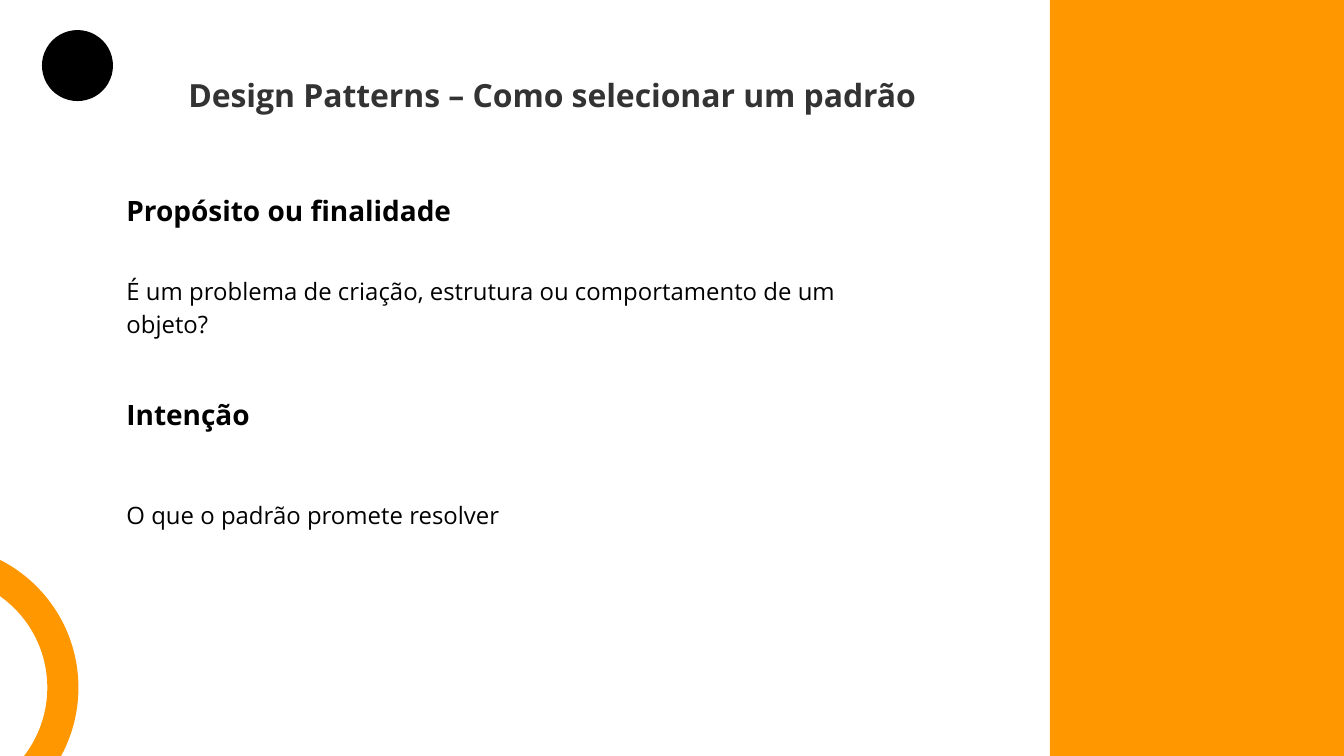
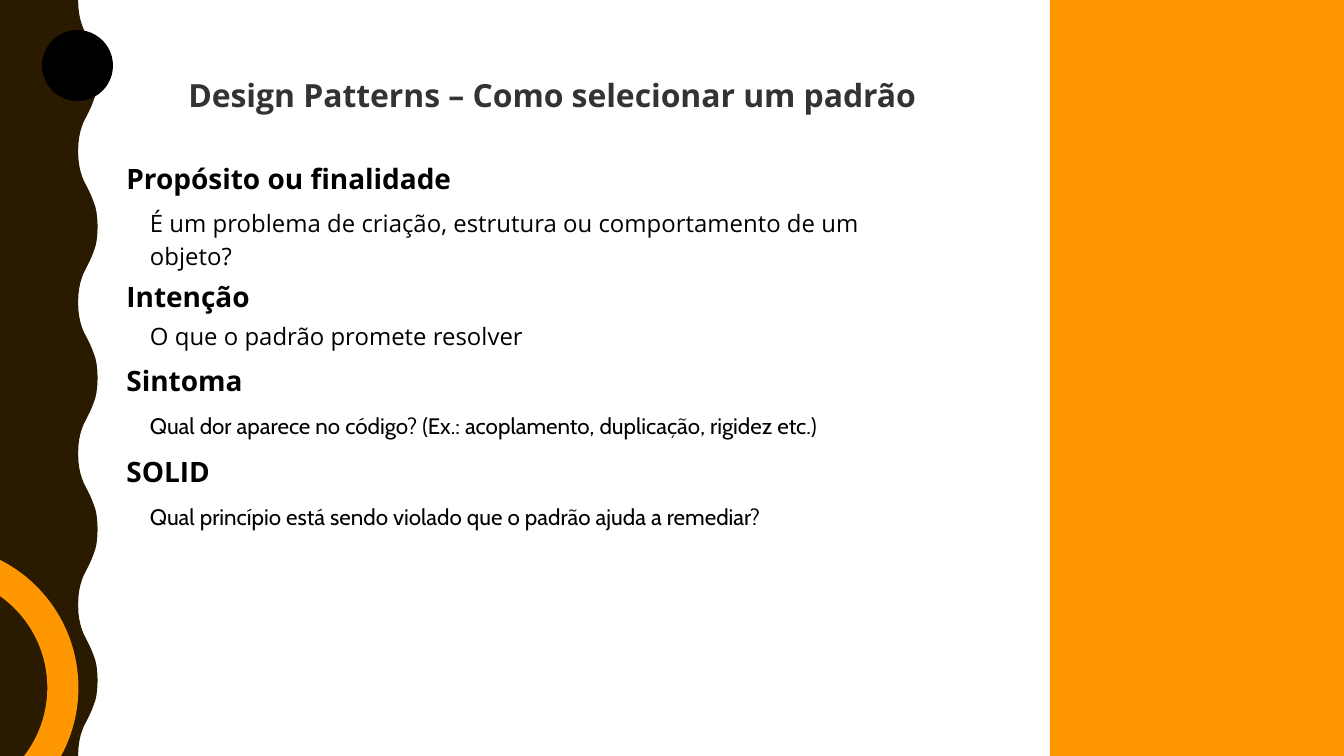
Before and after one commit to brunoduartec/workshops, a slide deck: slide 7 of Design Patterns/Design Patterns.pptx. Drawn at 1344x756 pixels with LibreOffice and Linux fonts; fonts in the diff are those of the drawing. Boxes give left, top, right and bottom in pixels: in the first picture for what was removed or moved away, otherwise in the second. Text is boxed around its words. In the diff, an @@ line names an element or a change of style, - is before the commit and + after.

```diff
--- a/Design Patterns/Design Patterns.pptx
+++ b/Design Patterns/Design Patterns.pptx
@@ freeform shape added at (x1=0, y1=0, x2=98, y2=755), fill #2A1A00 @@
@@ text "Propósito ou finalidade" moved from (x1=126, y1=199, x2=451, y2=228) to (x1=126, y1=167, x2=451, y2=196) @@
@@ text "É um problema de criação, ..." moved from (x1=126, y1=278, x2=835, y2=339) to (x1=150, y1=210, x2=858, y2=271) @@
@@ text "Intenção" moved from (x1=126, y1=403, x2=249, y2=432) to (x1=126, y1=285, x2=249, y2=314) @@
@@ text "O que o padrão promete ..." moved from (x1=126, y1=505, x2=499, y2=530) to (x1=150, y1=326, x2=523, y2=351) @@
@@ text added at (x1=126, y1=369, x2=242, y2=392), 15 pt, text #000000, bold @@
+Sintoma
@@ text added at (x1=150, y1=417, x2=816, y2=440), 12 pt, text #000000 @@
+Qual dor aparece no código? (Ex.: acoplamento, duplicação, rigidez etc.)
@@ text added at (x1=126, y1=461, x2=209, y2=483), 15 pt, text #000000, bold @@
+SOLID
@@ text added at (x1=150, y1=508, x2=760, y2=531), 12 pt, text #000000 @@
+Qual princípio está sendo violado que o padrão ajuda a remediar?
```
Also in this commit, not shown: 12 other slides changed, 3 slides added, 1 slide removed, 40 other files.
